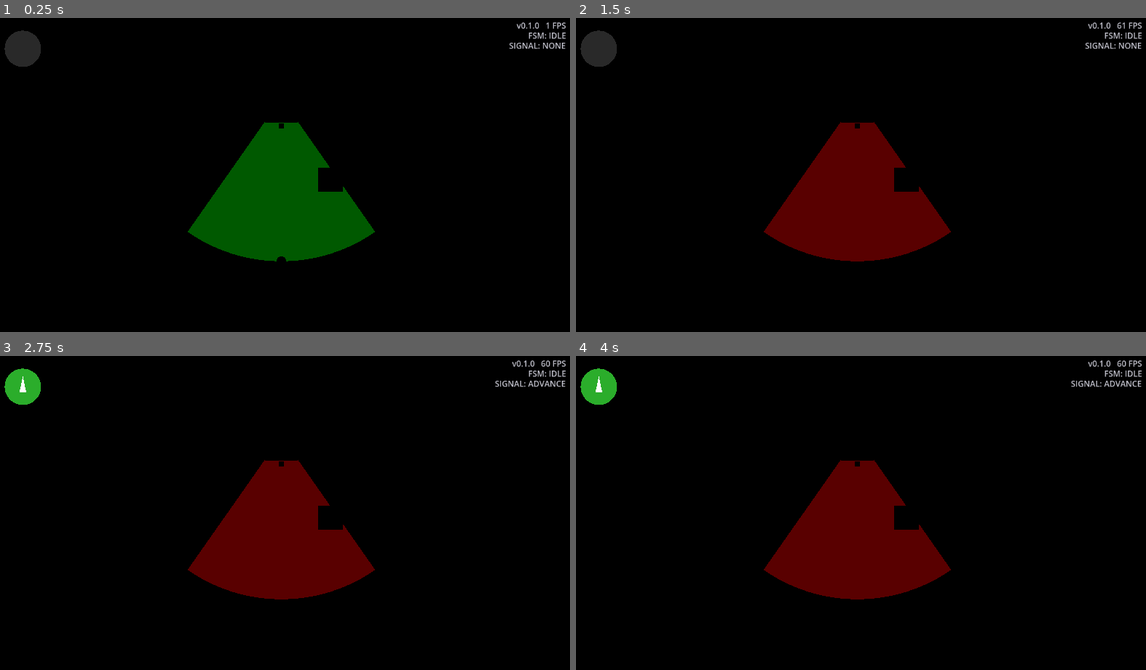
Above: before the commit, frames 1-4 (two rows, left to right).
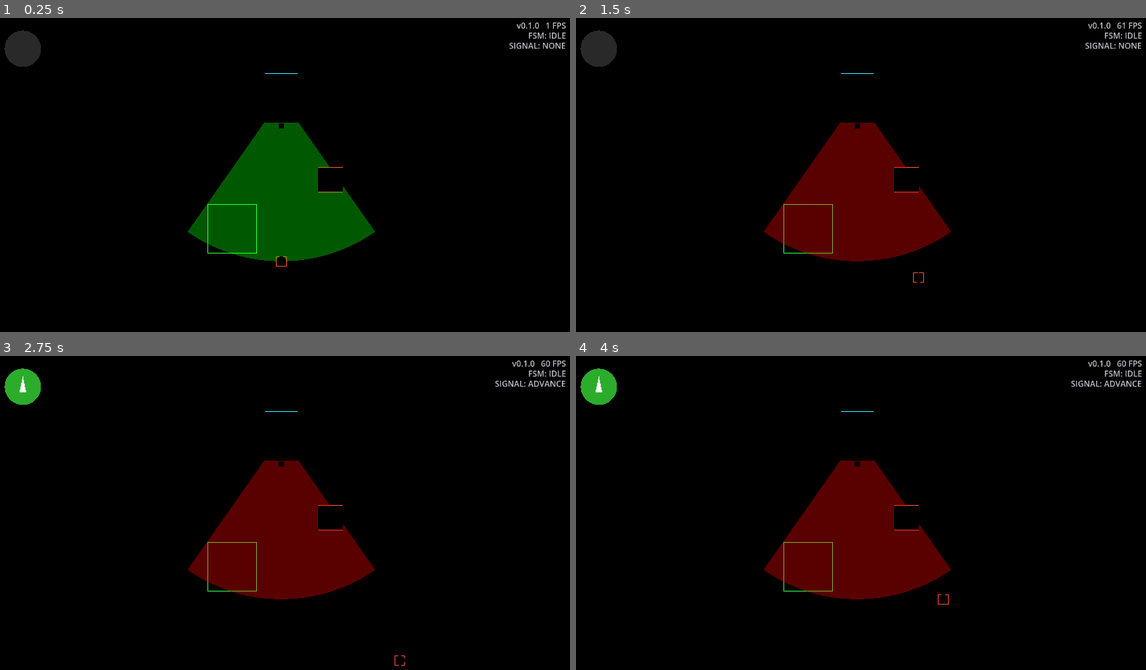
Above: after the commit, the same moments.

Repository: Leusin/project-godot-airport-marshaling-game
Game: Godot game, scene res://src/core/main_game/Main.tscn
Two runs of this game, one before a commit and one after it. Both use one fixed random seed, a clock stepped at 60 frames per second and the inputs below.
Inputs:
- Up to frame 1 (0.25 s): no input
- Up to frame 2 (1.5 s): tap Enter (ui_accept) at 0.5, 0.77 s; hold D (move_right) 0.53-1.28 s; hold Up (signal_advance) 0.53-1.28 s; hold S (move_down) from 1.28 s (still down); tap Up (signal_advance) at 1.35 s
- Up to frame 3 (2.75 s): tap Enter (ui_accept) at 1.52 s; release S (move_down) at 2.03 s; hold D (move_right) from 2.03 s (still down); hold Up (signal_advance) from 2.03 s (still down)
- Up to frame 4 (4 s): release D (move_right) at 2.78 s; release Up (signal_advance) at 2.78 s; hold W (move_up) 2.78-3.53 s; tap Up (signal_advance) at 2.85 s; tap Enter (ui_accept) at 3.02, 3.77 s; hold A (move_left) from 3.53 s (still down); hold Up (signal_advance) from 3.53 s (still down)

The runs differ from the first frame. In frame 1, 0.1% of the frame differs, in the area x 36-61%, y 17-80%; in frame 2, 0.1%; in frame 3, 0.1%; in frame 4, 0.1%.

Commit message:
feat: 충돌 박스 디버그 시각화 (판정 범위를 선으로 표시)
collision_shapes.gd로 크기 소스 공유 → 그려진 박스 = 실제 판정 범위.
collision_debug_visual: 비행기 OBB(시안)/주차(초록)/위험(빨강) 선 렌더, 백틱 토글.

Co-Authored-By: Claude Sonnet 4.6 <noreply@anthropic.com>

Diff:
--- a/src/core/game_groups.gd
+++ b/src/core/game_groups.gd
@@ -5,6 +5,7 @@
 
 const MARSHALLER := &"marshaller"
 const SIGNAL_INPUT := &"signal_input"
+const AIRCRAFT := &"aircraft"
 const AIRCRAFT_FSM := &"aircraft_fsm"
 const GAME_MANAGER := &"game_manager"
 const GAME_OVER_HUD := &"game_over_hud"
--- a/src/core/main_game/Main.tscn
+++ b/src/core/main_game/Main.tscn
@@ -14,6 +14,7 @@
 [ext_resource type="Script" path="res://src/ui/success_hud.gd" id="12_success_hud_script"]
 [ext_resource type="Script" path="res://src/debug/debug_hud.gd" id="13_debug_hud_script"]
 [ext_resource type="Script" path="res://src/core/utils/screen_clamp.gd" id="14_screen_clamp_script"]
+[ext_resource type="Script" path="res://src/debug/collision_debug_visual.gd" id="15_collision_debug_script"]
 
 [sub_resource type="CapsuleMesh" id="CapsuleMesh_marshaller"]
 radius = 0.3
@@ -106,7 +107,7 @@
 script = ExtResource("14_screen_clamp_script")
 edge_margin = 0.5
 
-[node name="Aircraft" type="Node3D" parent="World/EntityRoot"]
+[node name="Aircraft" type="Node3D" parent="World/EntityRoot" groups=["aircraft"]]
 transform = Transform3D(-1, 0, 0, 0, 1, 0, 0, 0, -1, 0, 0.3, -5)
 script = ExtResource("5_aircraft_script")
 
@@ -135,6 +136,9 @@
 edge_margin = 1.0
 
 [node name="EffectRoot" type="Node3D" parent="World"]
+
+[node name="CollisionDebugVisual" type="MeshInstance3D" parent="World"]
+script = ExtResource("15_collision_debug_script")
 
 [node name="HudLayer" type="CanvasLayer" parent="."]
 layer = 10
--- /dev/null
+++ b/src/core/utils/collision_shapes.gd
@@ -0,0 +1,24 @@
+extends RefCounted
+## 노드의 보이는 모델(첫 MeshInstance3D의 메쉬 AABB)에서 XZ 충돌 사각형 반크기를 뽑는다.
+## 충돌 판정(aircraft_collision)과 디버그 시각화(collision_debug_visual)가 같은 소스를 써서
+## "그려진 박스 = 실제 판정 범위" 를 보장한다.
+
+const DEFAULT_HALF_EXTENT := 0.5
+
+## 노드의 첫 MeshInstance3D 메쉬 AABB에서 XZ 반크기(Vector2).
+static func half_extents_xz(node: Node) -> Vector2:
+	var mesh_instance := find_mesh_instance(node)
+	if mesh_instance == null or mesh_instance.mesh == null:
+		return Vector2(DEFAULT_HALF_EXTENT, DEFAULT_HALF_EXTENT)
+	var mesh_size := mesh_instance.mesh.get_aabb().size
+	return Vector2(mesh_size.x, mesh_size.z) * 0.5
+
+## 노드 자신 또는 하위에서 첫 MeshInstance3D를 찾는다.
+static func find_mesh_instance(node: Node) -> MeshInstance3D:
+	if node is MeshInstance3D:
+		return node
+	for child in node.get_children():
+		var found := find_mesh_instance(child)
+		if found != null:
+			return found
+	return null
--- /dev/null
+++ b/src/debug/collision_debug_visual.gd
@@ -0,0 +1,82 @@
+extends MeshInstance3D
+## 디버그: 충돌 판정에 쓰는 XZ 사각형을 바닥 위에 선으로 그린다.
+## 판정과 같은 소스(CollisionShapes.half_extents_xz)를 쓰므로 "그려진 박스 = 실제 판정 범위".
+##   비행기 = 회전하는 사각형(시안), 주차 = 초록, 장애물/마샬러(위험) = 빨강.
+## 개발 빌드 전용. ` (백틱 = toggle_debug)로 껐다 켤 수 있다.
+
+const CollisionShapes = preload("res://src/core/utils/collision_shapes.gd")
+const GameGroups = preload("res://src/core/game_groups.gd")
+
+const DRAW_HEIGHT := 0.08
+const AIRCRAFT_COLOR := Color(0.2, 0.9, 1.0)
+const GOAL_COLOR := Color(0.2, 1.0, 0.3)
+const HAZARD_COLOR := Color(1.0, 0.3, 0.2)
+
+var _immediate_mesh := ImmediateMesh.new()
+var _material := StandardMaterial3D.new()
+var _aircraft: Node3D
+
+func _ready() -> void:
+	if not OS.is_debug_build():
+		set_process(false)
+		set_process_input(false)
+		visible = false
+		return
+
+	process_mode = Node.PROCESS_MODE_ALWAYS  # 일시정지 중에도 토글/표시가 되도록
+	_material.shading_mode = BaseMaterial3D.SHADING_MODE_UNSHADED
+	_material.vertex_color_use_as_albedo = true
+	mesh = _immediate_mesh
+	material_override = _material
+	_aircraft = get_tree().get_first_node_in_group(GameGroups.AIRCRAFT)
+
+func _input(event: InputEvent) -> void:
+	if event.is_action_pressed("toggle_debug"):
+		visible = not visible
+
+func _process(_delta: float) -> void:
+	if not visible:
+		return
+	_immediate_mesh.clear_surfaces()
+	_immediate_mesh.surface_begin(Mesh.PRIMITIVE_LINES)
+
+	if _aircraft != null:
+		var forward := -_aircraft.global_transform.basis.z
+		_add_rect(
+			_to_xz(_aircraft.global_position),
+			CollisionShapes.half_extents_xz(_aircraft),
+			Vector2(forward.x, forward.z).normalized(),
+			AIRCRAFT_COLOR)
+
+	for parking_spot in get_tree().get_nodes_in_group(GameGroups.PARKING):
+		_add_axis_aligned_rect(parking_spot, GOAL_COLOR)
+	for hazard in get_tree().get_nodes_in_group(GameGroups.OBSTACLE):
+		_add_axis_aligned_rect(hazard, HAZARD_COLOR)
+	for hazard in get_tree().get_nodes_in_group(GameGroups.MARSHALLER):
+		_add_axis_aligned_rect(hazard, HAZARD_COLOR)
+
+	_immediate_mesh.surface_end()
+
+func _add_axis_aligned_rect(node: Node3D, color: Color) -> void:
+	_add_rect(_to_xz(node.global_position), CollisionShapes.half_extents_xz(node), Vector2(0.0, 1.0), color)
+
+## center/half_extents/forward(단위)로 정의한 사각형의 4변을 선으로 추가.
+func _add_rect(center: Vector2, half_extents: Vector2, forward: Vector2, color: Color) -> void:
+	var right := Vector2(forward.y, -forward.x)
+	var corner_0 := center - right * half_extents.x - forward * half_extents.y
+	var corner_1 := center + right * half_extents.x - forward * half_extents.y
+	var corner_2 := center + right * half_extents.x + forward * half_extents.y
+	var corner_3 := center - right * half_extents.x + forward * half_extents.y
+	_add_line(corner_0, corner_1, color)
+	_add_line(corner_1, corner_2, color)
+	_add_line(corner_2, corner_3, color)
+	_add_line(corner_3, corner_0, color)
+
+func _add_line(from: Vector2, to: Vector2, color: Color) -> void:
+	_immediate_mesh.surface_set_color(color)
+	_immediate_mesh.surface_add_vertex(Vector3(from.x, DRAW_HEIGHT, from.y))
+	_immediate_mesh.surface_set_color(color)
+	_immediate_mesh.surface_add_vertex(Vector3(to.x, DRAW_HEIGHT, to.y))
+
+func _to_xz(world_position: Vector3) -> Vector2:
+	return Vector2(world_position.x, world_position.z)
--- a/src/gameplay/aircraft/aircraft_collision.gd
+++ b/src/gameplay/aircraft/aircraft_collision.gd
@@ -8,19 +8,17 @@
 
 const SceneQuery = preload("res://src/core/utils/scene_query.gd")
 const Collision2D = preload("res://src/core/utils/collision_2d.gd")
+const CollisionShapes = preload("res://src/core/utils/collision_shapes.gd")
 const GameGroups = preload("res://src/core/game_groups.gd")
-
-## 메쉬를 못 찾았을 때 쓰는 기본 반크기 (지름 1m 정도).
-const DEFAULT_HALF_EXTENT := 0.5
 
 @onready var _aircraft: Node3D = get_parent()
 
 var _game_manager: Node
-var _self_half_extents := Vector2(DEFAULT_HALF_EXTENT, DEFAULT_HALF_EXTENT)  # 비행기 XZ 반크기 (메쉬에서 읽음)
+var _self_half_extents := Vector2.ZERO  # 비행기 XZ 반크기 (메쉬에서 읽음)
 
 func _ready() -> void:
 	_game_manager = SceneQuery.get_singleton(get_tree(), GameGroups.GAME_MANAGER, "AircraftCollision")
-	_self_half_extents = _mesh_half_extents_xz(_aircraft)
+	_self_half_extents = CollisionShapes.half_extents_xz(_aircraft)
 	# GameManager가 없으면 판정할 대상이 없으므로 물리 처리를 끈다 (경고는 위에서 출력됨).
 	set_physics_process(_game_manager != null)
 
@@ -47,7 +45,7 @@
 func _overlaps(center: Vector2, forward: Vector2, target: Node3D) -> bool:
 	return Collision2D.obb_overlap(
 		center, _self_half_extents, forward,
-		_to_xz(target.global_position), _mesh_half_extents_xz(target), Vector2(0.0, 1.0))
+		_to_xz(target.global_position), CollisionShapes.half_extents_xz(target), Vector2(0.0, 1.0))
 
 ## Vector3의 x, z 만 뽑아 XZ 평면 좌표로.
 func _to_xz(world_position: Vector3) -> Vector2:
@@ -57,20 +55,3 @@
 func _forward_xz(node: Node3D) -> Vector2:
 	var forward := -node.global_transform.basis.z
 	return Vector2(forward.x, forward.z).normalized()
-
-## 노드의 첫 MeshInstance3D를 찾아 그 메쉬의 XZ 반크기를 반환 (보이는 모델 크기에 맞춤).
-func _mesh_half_extents_xz(node: Node) -> Vector2:
-	var mesh_instance := _find_mesh_instance(node)
-	if mesh_instance == null or mesh_instance.mesh == null:
-		return Vector2(DEFAULT_HALF_EXTENT, DEFAULT_HALF_EXTENT)
-	var mesh_size := mesh_instance.mesh.get_aabb().size
-	return Vector2(mesh_size.x, mesh_size.z) * 0.5
-
-func _find_mesh_instance(node: Node) -> MeshInstance3D:
-	if node is MeshInstance3D:
-		return node
-	for child in node.get_children():
-		var found := _find_mesh_instance(child)
-		if found != null:
-			return found
-	return null
Not shown, changed: DEVLOG.md
